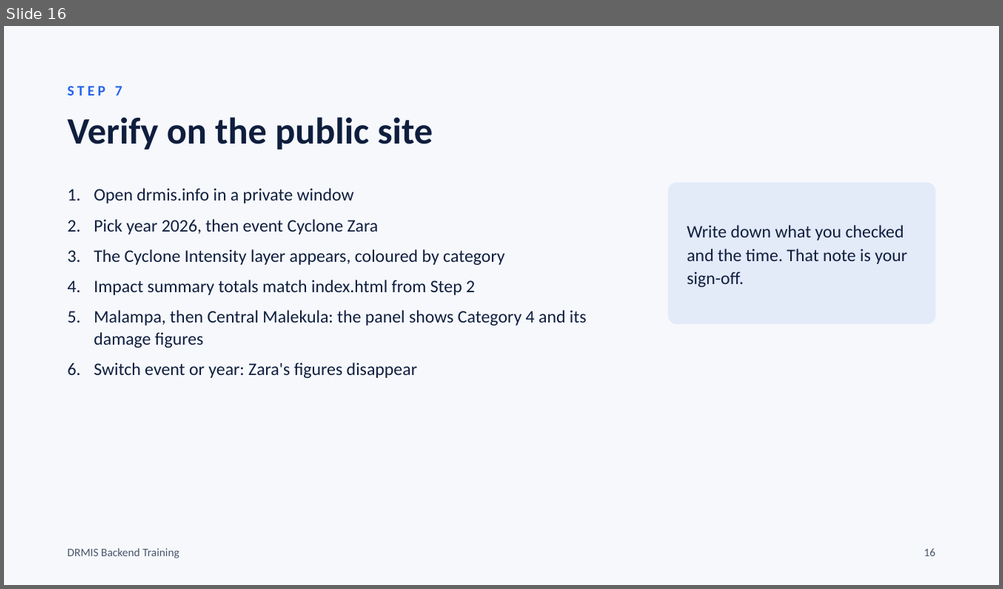
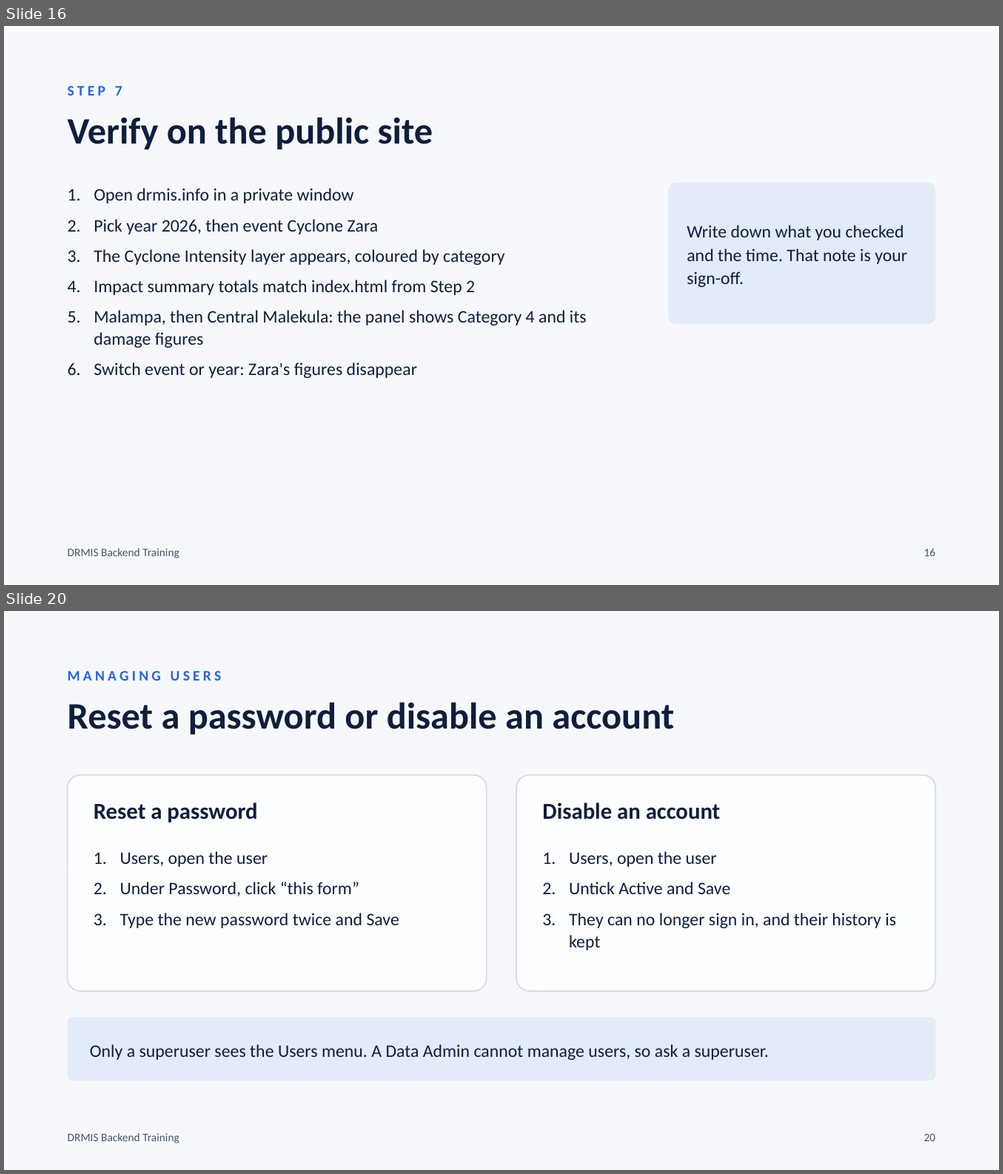
Before and after one commit to VBoS-Social-Section/disaster-project-mis, a slide deck: docs/training/drmis-cyclone-training-slides.pptx. Shown one above the other, each under a label of ours: slide 16 before the commit, slides 16 and 20 after it; the slides between them are not shown. The pictures are 1003x589 and 1003x1174 pixels, drawn with LibreOffice and Linux fonts; fonts in the diff are those of the drawing. Boxes give left, top, right and bottom in pixels: in the first picture for what was removed or moved away, otherwise in the second. Text is boxed around its words. In the diff, an @@ line names an element or a change of style, - is before the commit and + after.

Commit message:
Add user management to the cyclone training slides and handout
Four slides (add a user, access levels, the Data Admin group and permissions,
reset or disable an account) and a new Exercise 5 with a sign-off item.

```diff
--- a/docs/training/drmis-cyclone-training-slides.pptx
+++ b/docs/training/drmis-cyclone-training-slides.pptx
@@ slide 20 added at (4, 611, 999, 1170), background #F6F8FC @@
@@ text added at (68, 671, 222, 681), 14 pt, text #2563EB, bold @@
+MANAGING USERS
@@ text added at (68, 702, 674, 735), 36 pt, text #0F1E3D, bold @@
+Reset a password or disable an account
@@ rounded rectangle added at (68, 775, 486, 991), fill #FDFEFF, outline #D5DCEA 1.25 pt @@
@@ rounded rectangle added at (517, 775, 936, 991), fill #FDFEFF, outline #D5DCEA 1.25 pt @@
@@ text added at (94, 803, 257, 823), 22 pt, text #0F1E3D, bold @@
+Reset a password
@@ text added at (542, 803, 720, 820), 22 pt, text #0F1E3D, bold @@
+Disable an account
@@ text added at (120, 851, 399, 928), 17 pt, text #0F1E3D @@
+1. Users, open the user
+2. Under Password, click “this form”
+3. Type the new password twice and Save
@@ text added at (569, 851, 896, 951), 17 pt, text #0F1E3D @@
+1. Users, open the user
+2. Untick Active and Save
+3. They can no longer sign in, and their history is kept
@@ rounded rectangle added at (68, 1017, 935, 1081), fill #E3EAF8 @@
@@ text added at (90, 1045, 768, 1060), 17 pt, text #0F1E3D @@
+Only a superuser sees the Users menu. A Data Admin cannot manage users, so ask a superuser.
@@ text added at (68, 1133, 179, 1144), 11 pt, text #475569 @@
+DRMIS Backend Training
@@ text added at (924, 1134, 936, 1142), 11 pt, text #475569 @@
+20
```
Also in this commit, not shown: 3 slides changed, 3 other slides added, 2 other files.
